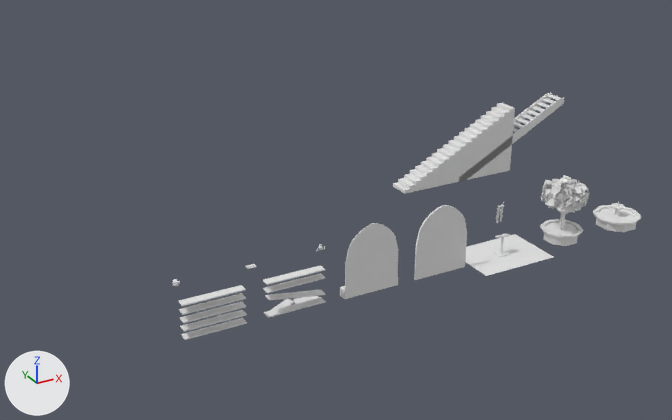
A saved change to the Blender file art_src/kit/kit_dressing.blend.
One viewpoint serves both versions: a 50 mm lens placed at (-12.5, -34.0, 21.6), pointed at (10.3, 7.4, 0.9). The lights are fixed; the arrows at lower left show +X, +Y and +Z. The picture after the commit comes second. Objects named as collision shapes, trigger or cutter boxes, shadow casters or lower levels of detail are left out.

The first picture shows 'iwan_lectern__rug', 'iwan_tree__leaves', 'recess_sealed_door__infill-col', 'recess_shelves__boards', 'recess_shelves_broken__boards', 'recess_tile_panel__panel', 'stair_steps_masonry__steps', 'stair_steps_open__stringers' and 13 more.
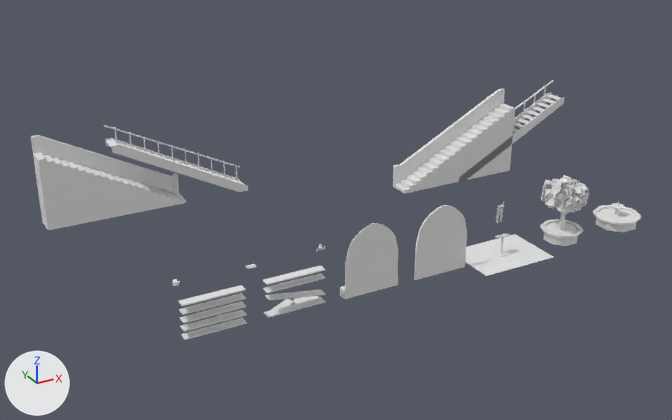
Where the change shows, as pixel boxes (x1, y1, x2, y2) in the pictures (672 x 420 px):
'stair_steps_masonry_r__steps', added: after (34, 152, 186, 230)
'stair_steps_masonry_r__parapet', added: after (31, 138, 174, 222)
'stair_steps_open_r__stringers', added: after (105, 138, 248, 192)
'stair_steps_masonry__parapet', added: after (399, 91, 505, 183)
'stair_steps_masonry__coping', added: after (393, 89, 505, 188)
'stair_steps_masonry_r__coping', added: after (31, 135, 179, 194)
'stair_steps_open_r__rail', added: after (104, 125, 240, 181)
'stair_steps_open_r__treads', added: after (106, 140, 245, 185)
'stair_steps_open__rail', added: after (514, 80, 553, 117)

What changed in the scene script:
```text
Add me_stair_steps_masonry_r__parapet_001:
    me_stair_steps_masonry_r__parapet_001.from_pydata([(3.98, 0.45, 1.07), (-3.6, 0.45, 5.0), (-4.0, 0.45, 5.0), (-4.0, 0.45, 0.0), (3.98, 0.45, 0.0), (3.98, 0.65, 1.07), (-3.6, 0.65, 5.0), (-4.0, 0.65, 5.0), (-4.0, 0.65, 0.0), (3.98, 0.65, 0.0)], [], [(0, 1, 2, 3, 4), (9, 8, 7, 6, 5), (0, 5, 6, 1), (1, 6, 7, 2), (2, 7, 8, 3), (3, 8, 9, 4), (4, 9, 5, 0)])
    me_stair_steps_masonry_r__parapet_001.materials.append(mat_arch_stone)  # white #e7e7e7
Add me_stair_steps_masonry__parapet_001:
    me_stair_steps_masonry__parapet_001.from_pydata([(-3.98, 0.45, 0.0), (4.0, 0.45, 0.0), (4.0, 0.45, 5.0), (3.6, 0.45, 5.0), (-3.98, 0.45, 1.07), (-3.98, 0.65, 0.0), (4.0, 0.65, 0.0), (4.0, 0.65, 5.0), (3.6, 0.65, 5.0), (-3.98, 0.65, 1.07)], [], [(0, 1, 2, 3, 4), (9, 8, 7, 6, 5), (0, 5, 6, 1), (1, 6, 7, 2), (2, 7, 8, 3), (3, 8, 9, 4), (4, 9, 5, 0)])
    me_stair_steps_masonry__parapet_001.materials.append(mat_arch_stone)  # white #e7e7e7
Add ob_stair_steps_masonry_r__coping:
    ob_stair_steps_masonry_r__coping = bpy.data.objects.new('stair_steps_masonry_r__coping', me_stair_steps_masonry_r__coping_001)  # 20 vertices, 14 faces; spans x -4.0..4.0, y 0.42..0.65, z 0.0..5.08; in mat_arch_stone (white #e7e7e7)
    ob_stair_steps_masonry_r__coping.parent = ob_m_stair_steps_masonry_r
    ob_stair_steps_masonry_r__coping.location = (0.0, 0.0, 0.0)
Add ob_m_stair_steps_masonry_r:
    ob_m_stair_steps_masonry_r = bpy.data.objects.new('M_stair_steps_masonry_r', None)
    ob_m_stair_steps_masonry_r.location = (0.0, 15.0, 0.0)
Add ob_stair_steps_masonry_r__parapet:
    ob_stair_steps_masonry_r__parapet = bpy.data.objects.new('stair_steps_masonry_r__parapet', me_stair_steps_masonry_r__parapet_001)
    ob_stair_steps_masonry_r__parapet.parent = ob_m_stair_steps_masonry_r
    ob_stair_steps_masonry_r__parapet.location = (0.0, 0.0, 0.0)
Add ob_stair_steps_masonry_r__steps:
    ob_stair_steps_masonry_r__steps = bpy.data.objects.new('stair_steps_masonry_r__steps', me_stair_steps_masonry_r__steps_001)  # 160 vertices, 120 faces; spans x -4.0..4.0, y -0.65..0.45, z 0.0..4.15; in mat_arch_stone (white #e7e7e7)
    ob_stair_steps_masonry_r__steps.parent = ob_m_stair_steps_masonry_r
    ob_stair_steps_masonry_r__steps.location = (0.0, 0.0, 0.0)
Add ob_stair_steps_masonry__coping:
    ob_stair_steps_masonry__coping = bpy.data.objects.new('stair_steps_masonry__coping', me_stair_steps_masonry__coping_001)  # 20 vertices, 14 faces; spans x -4.0..4.0, y 0.42..0.65, z 0.0..5.08; in mat_arch_stone (white #e7e7e7)
    ob_stair_steps_masonry__coping.parent = ob_m_stair_steps_masonry
    ob_stair_steps_masonry__coping.location = (0.0, 0.0, 0.0)
Add ob_stair_steps_masonry__parapet:
    ob_stair_steps_masonry__parapet = bpy.data.objects.new('stair_steps_masonry__parapet', me_stair_steps_masonry__parapet_001)
    ob_stair_steps_masonry__parapet.parent = ob_m_stair_steps_masonry
    ob_stair_steps_masonry__parapet.location = (0.0, 0.0, 0.0)
Add ob_stair_steps_open__rail:
    ob_stair_steps_open__rail = bpy.data.objects.new('stair_steps_open__rail', me_stair_steps_open__rail)  # 88 vertices, 66 faces; spans x -4.0..4.0, y 0.53..0.63, z 0.21..5.09; in mat_wood (white #e7e7e7)
    ob_stair_steps_open__rail.parent = ob_m_stair_steps_open
    ob_stair_steps_open__rail.location = (0.0, 0.0, 0.0)
Add ob_stair_steps_open_r__rail:
    ob_stair_steps_open_r__rail = bpy.data.objects.new('stair_steps_open_r__rail', me_stair_steps_open_r__rail)  # 88 vertices, 66 faces; spans x -4.0..4.0, y 0.53..0.63, z 0.21..5.09; in mat_wood (white #e7e7e7)
    ob_stair_steps_open_r__rail.parent = ob_m_stair_steps_open_r
    ob_stair_steps_open_r__rail.location = (0.0, 0.0, 0.0)
Add ob_m_stair_steps_open_r:
    ob_m_stair_steps_open_r = bpy.data.objects.new('M_stair_steps_open_r', None)
    ob_m_stair_steps_open_r.location = (4.0, 15.0, 0.0)
Add ob_stair_steps_open_r__treads:
    ob_stair_steps_open_r__treads = bpy.data.objects.new('stair_steps_open_r__treads', me_stair_steps_open_r__treads)  # 160 vertices, 120 faces; spans x -4.0..4.0, y -0.57..0.57, z 0.16..4.15; in mat_wood (white #e7e7e7)
    ob_stair_steps_open_r__treads.parent = ob_m_stair_steps_open_r
    ob_stair_steps_open_r__treads.location = (0.0, 0.0, 0.0)
Add ob_stair_steps_open_r__stringers:
    ob_stair_steps_open_r__stringers = bpy.data.objects.new('stair_steps_open_r__stringers', me_stair_steps_open_r__stringers)  # 24 vertices, 16 faces; spans x -4.0..4.0, y -0.65..0.65, z 0.0..4.23; in mat_wood (white #e7e7e7)
    ob_stair_steps_open_r__stringers.parent = ob_m_stair_steps_open_r
    ob_stair_steps_open_r__stringers.location = (0.0, 0.0, 0.0)
```
